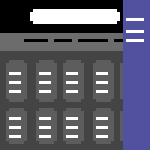
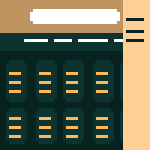
Comparing the layer stacks of the two w=150, h=150 images. Changes:
added group "kismet" with 2 layers above "dark theme" over bbox(0, 0, 150, 150)
added layer "Pasted Layer #6" in group "kismet" over bbox(123, 0, 150, 150)
added layer "cthulhu copy #2" in group "kismet" over bbox(0, 0, 150, 150)
